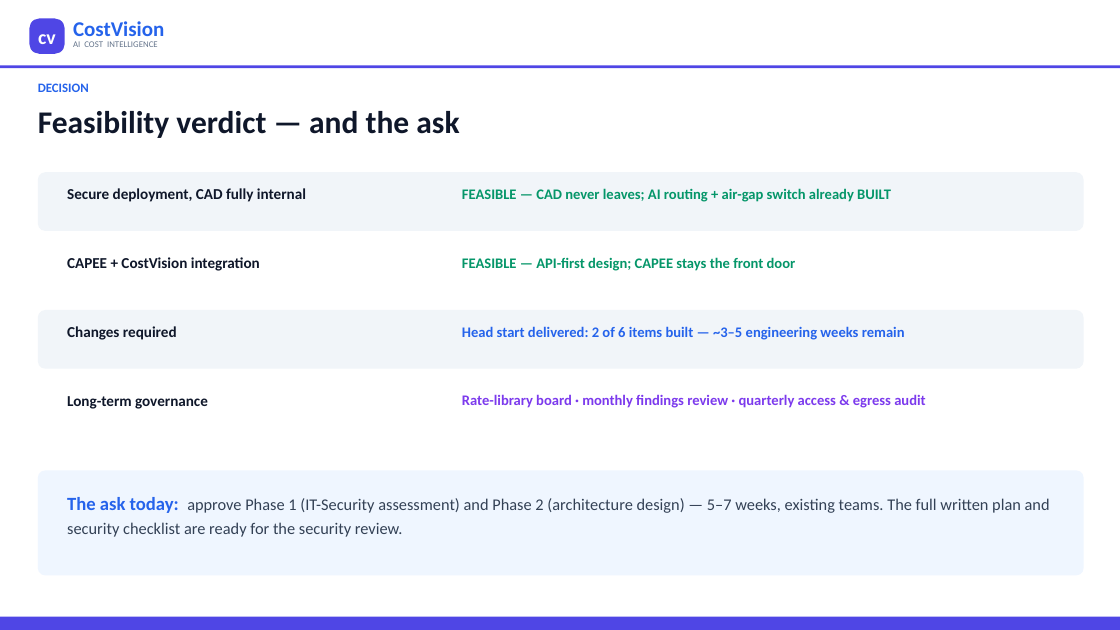
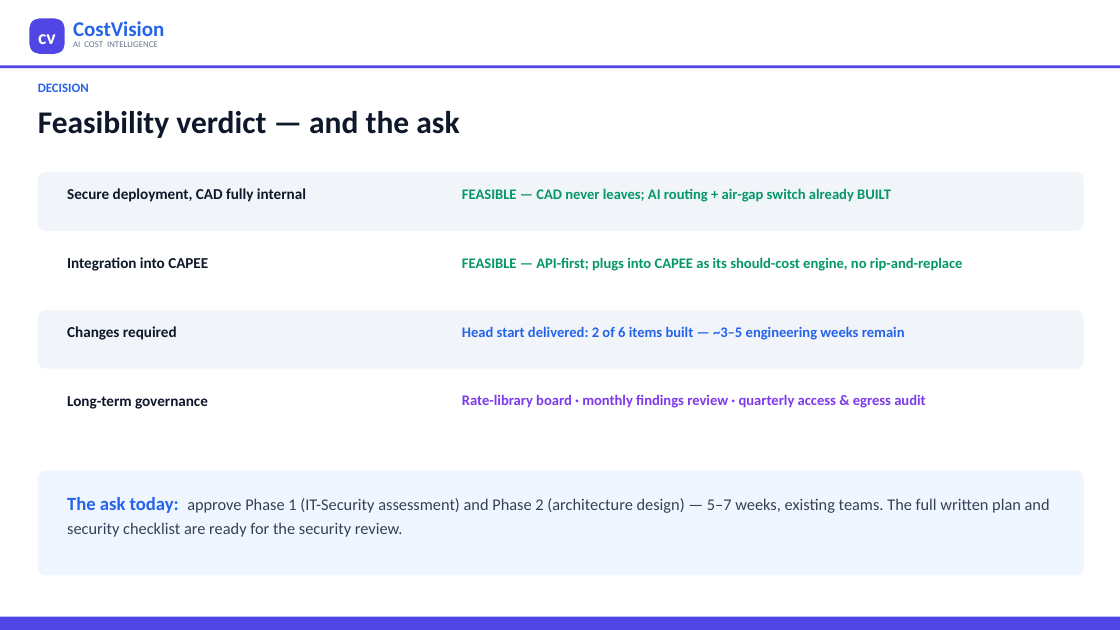
Before and after one commit to bhosaleavinash546/leamington-marathi, a slide deck: slide 17 of CostVision-Implementation-Blueprint.pptx. Drawn at 1120x630 pixels with LibreOffice and Linux fonts; fonts in the diff are those of the drawing. Boxes give left, top, right and bottom in pixels: in the first picture for what was removed or moved away, otherwise in the second. Text is boxed around its words. In the diff, an @@ line names an element or a change of style, - is before the commit and + after.

```diff
--- a/CostVision-Implementation-Blueprint.pptx
+++ b/CostVision-Implementation-Blueprint.pptx
@@ text at <box>67,257,208,271</box>: text changed @@
-CAPEE + CostVision integration
+Integration into CAPEE
@@ text at <box>462,257,963,271</box>: text changed @@
-FEASIBLE — API-first design; CAPEE stays the front door
+FEASIBLE — API-first; plugs into CAPEE as its should-cost engine, no rip-and-replace
```
Also in this commit, not shown: 3 other slides changed, 2 other files.
